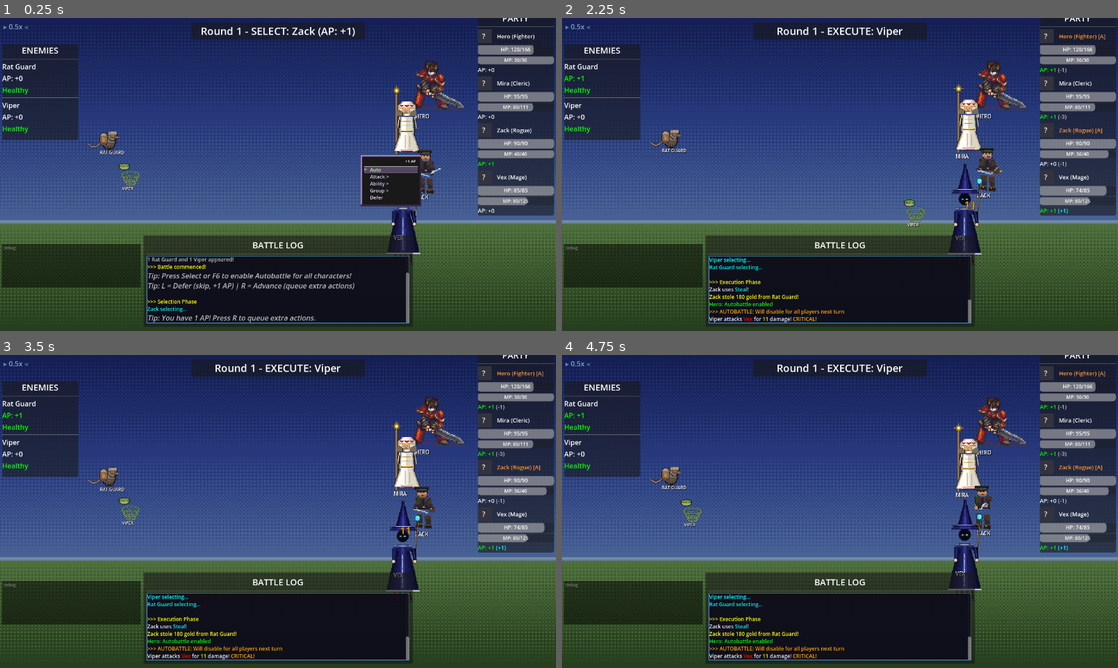
Above: before the commit, frames 1-4 (two rows, left to right).
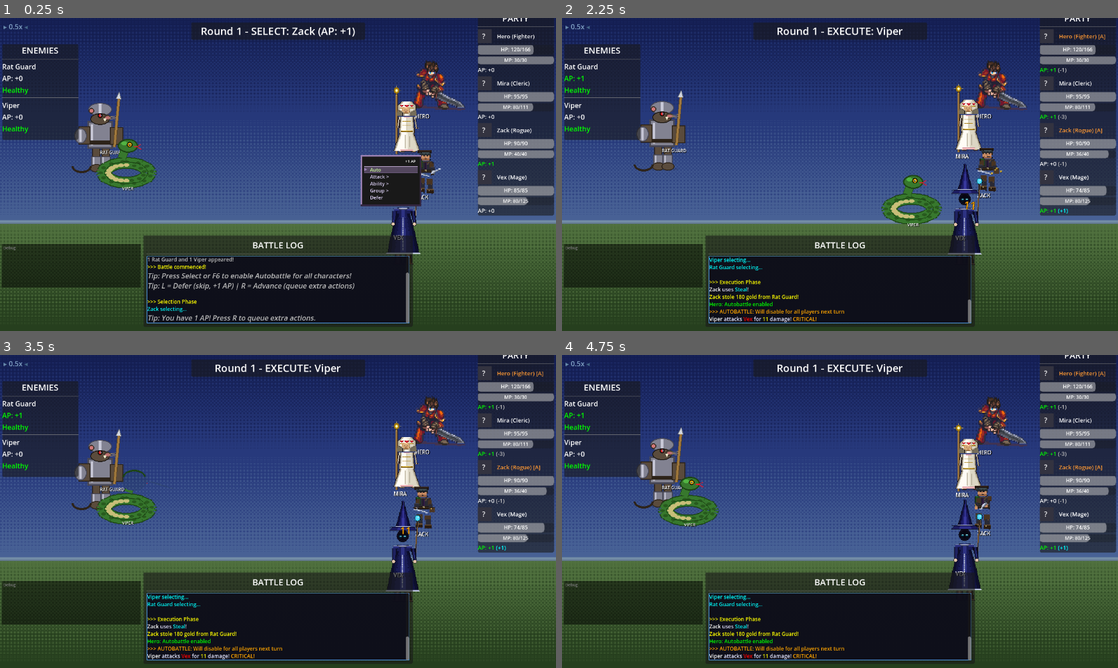
Above: after the commit, the same moments.

Repository: struktured-labs/cowardly-irregular
Game: Godot game, scene res://src/battle/BattleScene.tscn
The game is run twice, just before and just after one commit, with the same random seed, the same clock (stepped at 60 frames per second) and the same inputs. This scene is started directly instead of the project's main scene.
Inputs (mouse positions are in pixels of both pictures, inside the frame that each line leads up to):
- Up to frame 1 (0.25 s): no input
- Up to frame 2 (2.25 s): tap Enter at 0.5 s; move the mouse to (962, 158) at 0.52 s; hold Right (ui_right) 0.53-1.25 s; hold R (battle_advance) 0.53-1.25 s; click (962, 158) at 0.67 s; tap Z (ui_accept) at 0.77, 1.07 s; drag from (728, 190) to (812, 237) at 1.27 s; move the mouse to (895, 105) at 2.02 s; hold Right (ui_right) from 2.03 s (still down); hold Tab (battle_toggle_auto) from 2.03 s (still down)
- Up to frame 3 (3.5 s): release Right (ui_right) at 2.75 s; release Tab (battle_toggle_auto) at 2.75 s; drag from (250, 574) to (111, 464) at 2.77 s
- Up to frame 4 (4.75 s): move the mouse to (1006, 558) at 3.52 s; hold Left (ui_left) 3.53-4.25 s; tap Alt at 3.6 s; tap Z (ui_accept) at 3.77, 4.07 s; drag from (673, 464) to (756, 433) at 4.27 s

The runs differ from the first frame. In frame 1, 2.0% of the frame differs, in the area x 12-29%, y 23-55%; in frame 2, 2.1%, in the area x 12-69%, y 23-66%; in frame 3, 1.9%; in frame 4, 2.1%.

Commit message:
feat: 9 new monster battle sprites + fix PNG sprite loading pipeline
New battle sprites: cave_rat, rat_guard, mushroom, cave_troll,
shadow_knight, fire/ice/lightning/shadow dragons - all registered
in sprite_manifest.json.

Pipeline fix: HybridSpriteLoader now correctly parses start/end
manifest format. BattleScene tries PNG sprites first via
HybridSpriteLoader, falls back to procedural generation.
19 monsters now load from PNG sheets instead of procedural.

Co-Authored-By: Claude Opus 4.6 (1M context) <noreply@anthropic.com>

Diff:
--- a/data/sprite_manifest.json
+++ b/data/sprite_manifest.json
@@ -388,6 +388,123 @@
 				"hit":    {"start": 4, "end": 5},
 				"dead":   {"start": 6, "end": 7}
 			}
+		},
+		"cave_rat": {
+			"path": "res://assets/sprites/monsters/cave_rat.png",
+			"frame_width": 256,
+			"frame_height": 256,
+			"fps": 6,
+			"tier": "T1",
+			"animations": {
+				"idle":   {"start": 0, "end": 1},
+				"attack": {"start": 2, "end": 3},
+				"hit":    {"start": 4, "end": 5},
+				"dead":   {"start": 6, "end": 7}
+			}
+		},
+		"rat_guard": {
+			"path": "res://assets/sprites/monsters/rat_guard.png",
+			"frame_width": 256,
+			"frame_height": 256,
+			"fps": 6,
+			"tier": "T1",
+			"animations": {
+				"idle":   {"start": 0, "end": 1},
+				"attack": {"start": 2, "end": 3},
+				"hit":    {"start": 4, "end": 5},
+				"dead":   {"start": 6, "end": 7}
+			}
+		},
+		"mushroom": {
+			"path": "res://assets/sprites/monsters/mushroom.png",
+			"frame_width": 256,
+			"frame_height": 256,
+			"fps": 5,
+			"tier": "T1",
+			"animations": {
+				"idle":   {"start": 0, "end": 1},
+				"attack": {"start": 2, "end": 3},
+				"hit":    {"start": 4, "end": 5},
+				"dead":   {"start": 6, "end": 7}
+			}
+		},
+		"cave_troll": {
+			"path": "res://assets/sprites/monsters/cave_troll.png",
+			"frame_width": 256,
+			"frame_height": 256,
+			"fps": 5,
+			"tier": "T1",
+			"animations": {
+				"idle":   {"start": 0, "end": 1},
+				"attack": {"start": 2, "end": 3},
+				"hit":    {"start": 4, "end": 5},
+				"dead":   {"start": 6, "end": 7}
+			}
+		},
+		"shadow_knight": {
+			"path": "res://assets/sprites/monsters/shadow_knight.png",
+			"frame_width": 256,
+			"frame_height": 256,
+			"fps": 6,
+			"tier": "T1",
+			"animations": {
+				"idle":   {"start": 0, "end": 1},
+				"attack": {"start": 2, "end": 3},
+				"hit":    {"start": 4, "end": 5},
+				"dead":   {"start": 6, "end": 7}
+			}
+		},
+		"fire_dragon": {
+			"path": "res://assets/sprites/monsters/fire_dragon.png",
+			"frame_width": 256,
+			"frame_height": 256,
+			"fps": 5,
+			"tier": "T1",
+			"animations": {
+				"idle":   {"start": 0, "end": 1},
+				"attack": {"start": 2, "end": 3},
+				"hit":    {"start": 4, "end": 5},
+				"dead":   {"start": 6, "end": 7}
+			}
+		},
+		"ice_dragon": {
+			"path": "res://assets/sprites/monsters/ice_dragon.png",
+			"frame_width": 256,
+			"frame_height": 256,
+			"fps": 5,
+			"tier": "T1",
+			"animations": {
+				"idle":   {"start": 0, "end": 1},
+				"attack": {"start": 2, "end": 3},
+				"hit":    {"start": 4, "end": 5},
+				"dead":   {"start": 6, "end": 7}
+			}
+		},
+		"lightning_dragon": {
+			"path": "res://assets/sprites/monsters/lightning_dragon.png",
+			"frame_width": 256,
+			"frame_height": 256,
+			"fps": 6,
+			"tier": "T1",
+			"animations": {
+				"idle":   {"start": 0, "end": 1},
+				"attack": {"start": 2, "end": 3},
+				"hit":    {"start": 4, "end": 5},
+				"dead":   {"start": 6, "end": 7}
+			}
+		},
+		"shadow_dragon": {
+			"path": "res://assets/sprites/monsters/shadow_dragon.png",
+			"frame_width": 256,
+			"frame_height": 256,
+			"fps": 5,
+			"tier": "T1",
+			"animations": {
+				"idle":   {"start": 0, "end": 1},
+				"attack": {"start": 2, "end": 3},
+				"hit":    {"start": 4, "end": 5},
+				"dead":   {"start": 6, "end": 7}
+			}
 		}
 	}
 }
--- a/src/battle/BattleScene.gd
+++ b/src/battle/BattleScene.gd
@@ -700,6 +700,10 @@
 
 func _get_monster_sprite_frames(monster_id: String) -> SpriteFrames:
 	"""Get the appropriate sprite frames for a monster type"""
+	var external_frames = HybridSpriteLoaderClass.load_monster_sprite_frames(monster_id)
+	if external_frames:
+		return external_frames
+
 	match monster_id:
 		"slime":
 			return BattleAnimatorClass.create_slime_sprite_frames()
--- a/src/battle/sprites/HybridSpriteLoader.gd
+++ b/src/battle/sprites/HybridSpriteLoader.gd
@@ -56,10 +56,15 @@
 ## allowing the caller to fall back to procedural generation.
 ## Monster sheet schema (in manifest under "monster_sheets"):
 ##   monster_id: {
-##     "path": "res://assets/monsters/monster_id.png",
-##     "frame_width": 96, "frame_height": 96, "fps": 8,
-##     "animations": [{"name": "idle", "frames": [0,1,2,3]}, ...]
+##     "path": "res://assets/sprites/monsters/monster_id.png",
+##     "frame_width": 256, "frame_height": 256, "fps": 8,
+##     "animations": {
+##       "idle":   {"start": 0, "end": 1},
+##       "attack": {"start": 2, "end": 3},
+##       ...
+##     }
 ##   }
+## Sheets are horizontal strips: frame_width * num_frames wide, frame_height tall.
 static func load_monster_sprite_frames(monster_id: String) -> SpriteFrames:
 	_load_manifest()
 
@@ -67,37 +72,45 @@
 		return null
 
 	var sheet_data = _monster_manifest[monster_id]
-	var sheet_path = sheet_data.get("path", "res://assets/monsters/%s.png" % monster_id)
+	var sheet_path = sheet_data.get("path", "res://assets/sprites/monsters/%s.png" % monster_id)
 	if not ResourceLoader.exists(sheet_path):
+		push_warning("[SPRITES] Monster sheet not found: %s" % sheet_path)
 		return null
 
 	var texture = load(sheet_path) as Texture2D
 	if not texture:
+		push_warning("[SPRITES] Failed to load monster texture: %s" % sheet_path)
 		return null
 
-	var frame_width = sheet_data.get("frame_width", 96)
-	var frame_height = sheet_data.get("frame_height", 96)
-	var fps = sheet_data.get("fps", 8)
-	var animations = sheet_data.get("animations", [])
+	var frame_width: int = sheet_data.get("frame_width", 256)
+	var frame_height: int = sheet_data.get("frame_height", 256)
+	var fps: float = sheet_data.get("fps", 8)
+	var animations = sheet_data.get("animations", {})
 
 	var sprite_frames = SpriteFrames.new()
+	var cols_per_row: int = texture.get_width() / frame_width
 
-	for anim_entry in animations:
-		var anim_name = anim_entry.get("name", "idle")
-		var frames = anim_entry.get("frames", [])
+	for anim_name in animations:
+		var anim_data = animations[anim_name]
+		var start_frame: int = anim_data.get("start", 0)
+		var end_frame: int = anim_data.get("end", start_frame)
 
 		sprite_frames.add_animation(anim_name)
 		sprite_frames.set_animation_speed(anim_name, fps)
 
-		for frame_idx in frames:
-			var col = frame_idx % (texture.get_width() / frame_width)
-			var row = frame_idx / (texture.get_width() / frame_width)
+		for frame_idx in range(start_frame, end_frame + 1):
+			var col: int = frame_idx % cols_per_row
+			var row: int = frame_idx / cols_per_row
 			var atlas = AtlasTexture.new()
 			atlas.atlas = texture
 			atlas.region = Rect2(col * frame_width, row * frame_height, frame_width, frame_height)
 			sprite_frames.add_frame(anim_name, atlas)
 
-	return sprite_frames if sprite_frames.get_animation_names().size() > 0 else null
+	if sprite_frames.get_animation_names().size() == 0:
+		return null
+
+	print("[SPRITES] Loaded monster sheet for '%s' (%d animations)" % [monster_id, sprite_frames.get_animation_names().size()])
+	return sprite_frames
 
 
 static func _load_external_sheet(sheet_data: Dictionary, job_id: String) -> SpriteFrames:
Binary file added: assets/sprites/monsters/cave_rat.png
Binary file added: assets/sprites/monsters/cave_troll.png
Binary file added: assets/sprites/monsters/fire_dragon.png
Binary file added: assets/sprites/monsters/ice_dragon.png
Binary file added: assets/sprites/monsters/lightning_dragon.png
Binary file added: assets/sprites/monsters/mushroom.png
Binary file added: assets/sprites/monsters/rat_guard.png
Binary file added: assets/sprites/monsters/shadow_dragon.png
Binary file added: assets/sprites/monsters/shadow_knight.png
